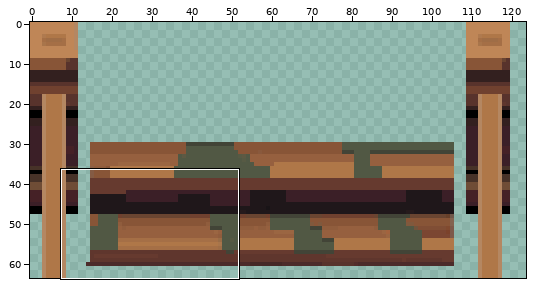
Two versions of one sprite sheet, res/structure/bridge/vertical/bridgeEnd.png. The first picture is a wide view before the edit; the outline marks the close-up.
Close-up. First the earlier version:
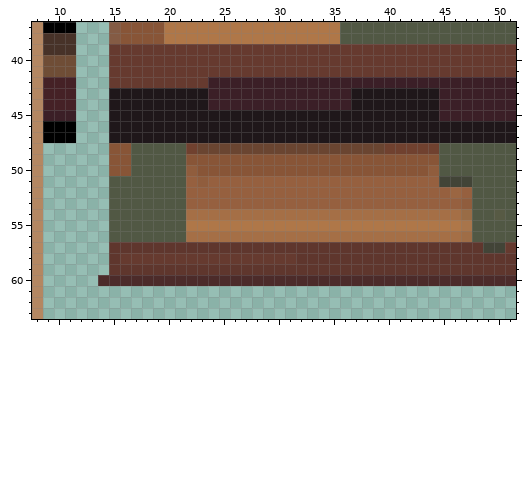
The file is 128x64 pixels. Colours within 5 levels of each other are drawn and written as one. Shown: x 8..51, y 37..63. The old version is drawn lined up with the new one. The wide view leaves out empty margins. The commit also changed other parts of the picture, which this record leaves out.
The result:
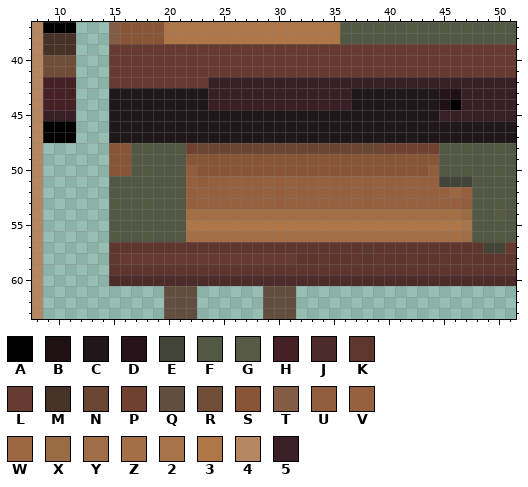
Palette (. is transparent): A #000000  B #1f1014  C #1f171a  D #27141a  E #424437  F #515844  G #575a44  H #452126  J #4c2b2a  K #5f362d  L #663a2f  M #473228  N #6a4531  P #70412f  Q #624e3e  R #6f4d36  S #885537  T #845b44  U #905d3d  V #96603f  W #9b6642  X #996c46  Y #9f6d46  Z #a56f46  2 #a8754b  3 #af7748  4 #b48762  5 #3b1f27
Edits made:
whole drawing moved by -4,+0 (the old picture is shown already moved)
The author changed colour 5 to colour A in row 44 at x 46.
The author changed colour 5 to colour B in row 43 at x 46; in row 44 at x 45.
The author changed colour 5 to colour D in row 43 at x 45.
Colour Q now appears in rows 61 to 63 at x 20 to 22 and 29 to 31.
Colour J is gone in row 60 at x 14.
Changed places in both close-ups, as pixel boxes (x1, y1, x2, y2):
changed: (439, 88, 461, 110)
erased: (98, 275, 109, 286)
added: (164, 286, 197, 319)
added: (263, 286, 296, 319)
